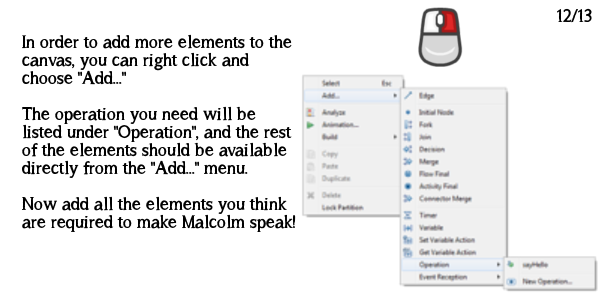
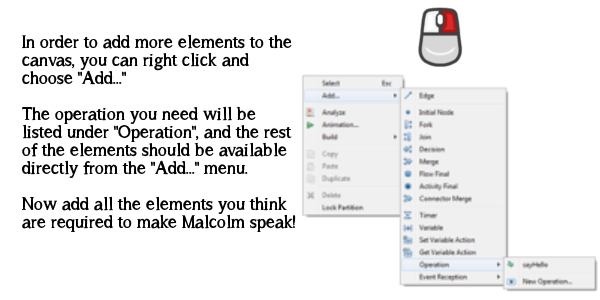
Layered file, before and after one edit (600x300). Changes by layer:
painted on "12/13" over (x1=557, y1=8, x2=592, y2=23)
